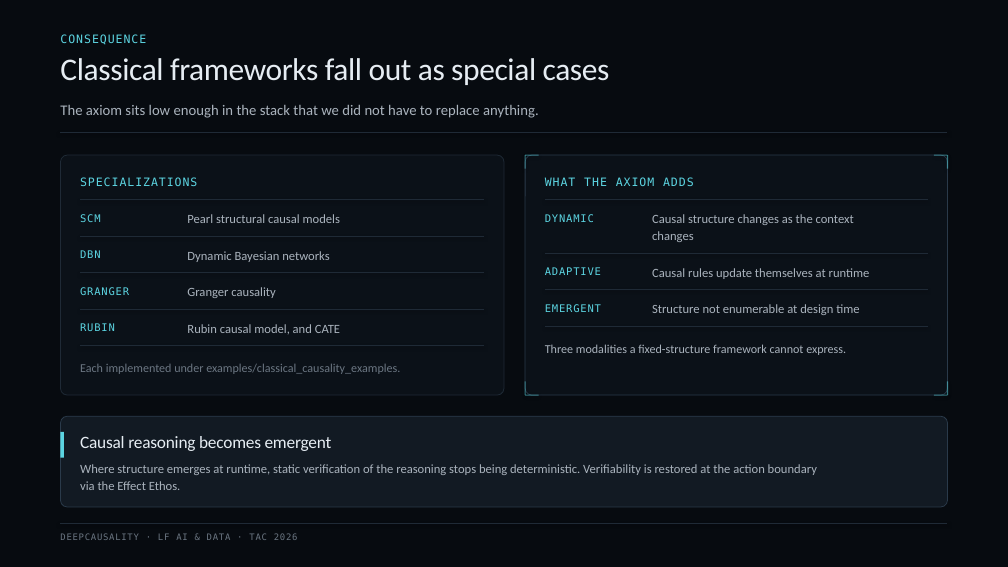
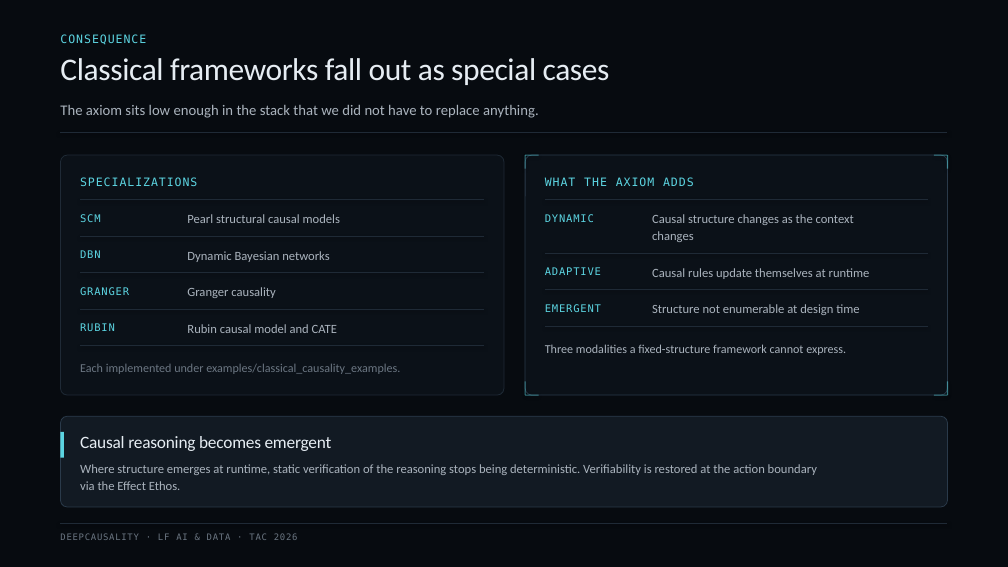
Before and after one commit to deepcausality-rs/deep_causality, a slide deck: slide 6 of docs/LF/slides/LF_2026/DeepCausality_TAC_2026.pptx. Drawn at 1008x567 pixels with LibreOffice and Linux fonts; fonts in the diff are those of the drawing. Boxes give left, top, right and bottom in pixels: in the first picture for what was removed or moved away, otherwise in the second. Text is boxed around its words. In the diff, an @@ line names an element or a change of style, - is before the commit and + after.

```diff
--- a/docs/LF/slides/LF_2026/DeepCausality_TAC_2026.pptx
+++ b/docs/LF/slides/LF_2026/DeepCausality_TAC_2026.pptx
@@ text at (187,324,337,333): text changed @@
-Rubin causal model, and CATE
+Rubin causal model and CATE
```
Also in this commit, not shown: 14 other slides changed, 1 slide added.
